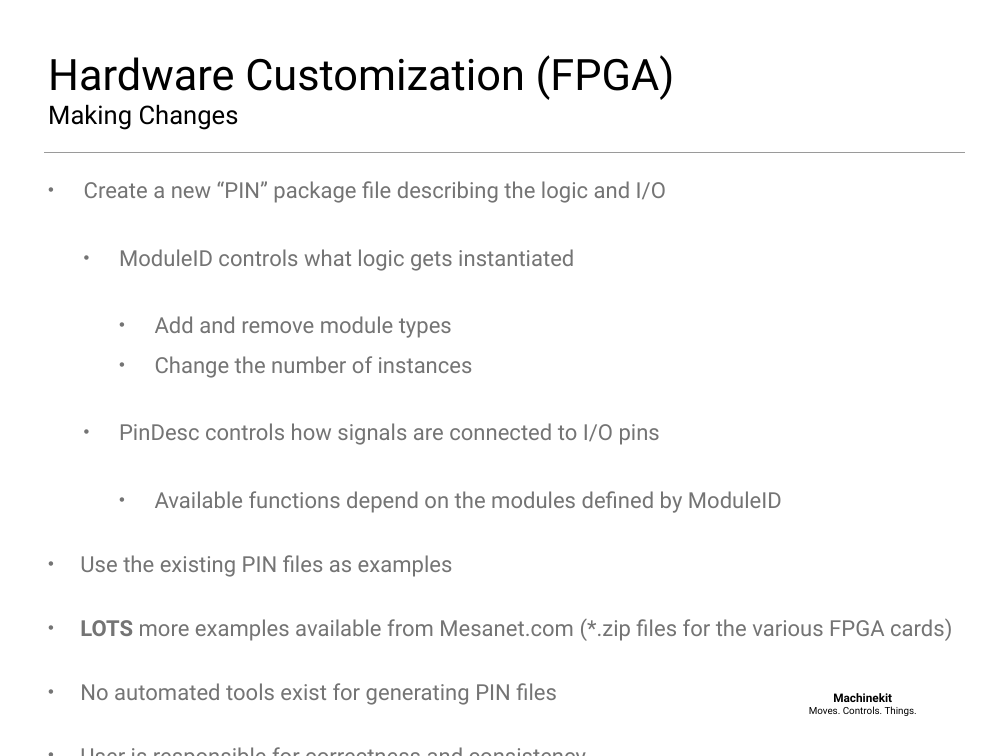
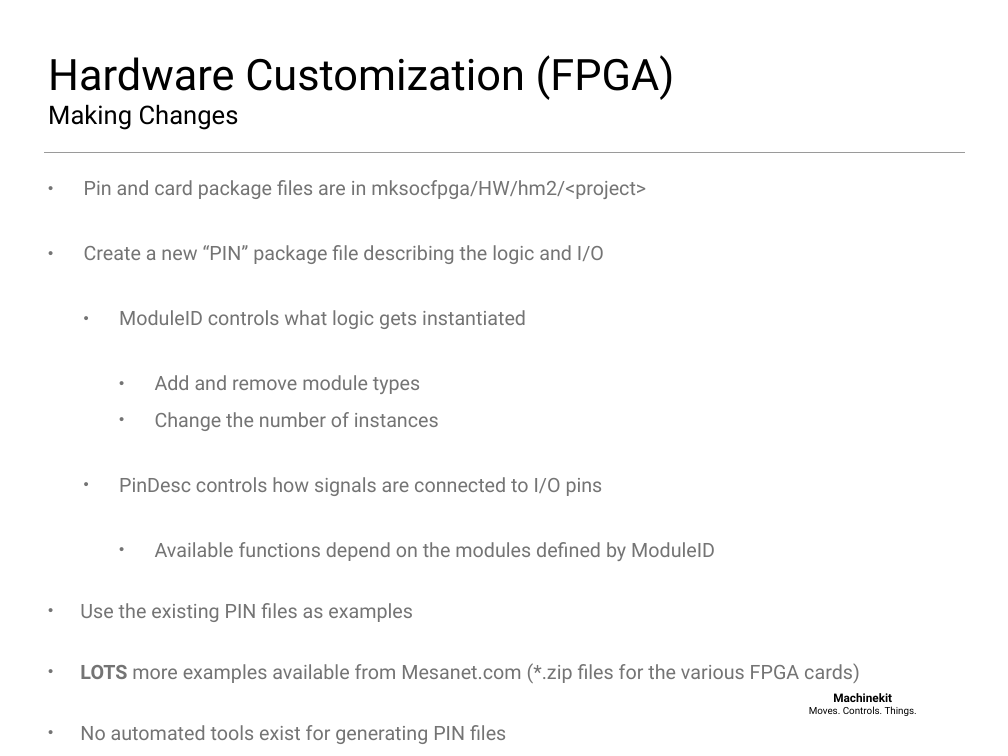
Before and after one commit to cdsteinkuehler/Presentations, a slide deck: slide 7 of 2017.04.29.Machinekit_Meetup/SoC+FPGA.odp. Drawn at 1008x756 pixels with LibreOffice and Linux fonts; fonts in the diff are those of the drawing; background and template pictures are left out. Boxes give left, top, right and bottom in pixels: in the first picture for what was removed or moved away, otherwise in the second. Text is boxed around its words. In the diff, an @@ line names an element or a change of style, - is before the commit and + after.

Commit message:
Update SoC+FPGA
Add file naming conventions for FPGA projects & pin files

```diff
--- a/2017.04.29.Machinekit_Meetup/SoC+FPGA.odp
+++ b/2017.04.29.Machinekit_Meetup/SoC+FPGA.odp
@@ text at [84, 180, 646, 199]: paragraph added @@
+• Pin and card package files are in mksocfpga/HW/hm2/<project>
@@ text at [80, 245, 860, 744]: size 22.4 to 20 pt in "Create a new “PIN” package file describing ...", "ModuleID controls what logic gets instantiated", "Add and remove module types", "Change the number of instances" and 6 more places @@
```
Also in this commit, not shown: 1 other slide changed, 1 other file.
